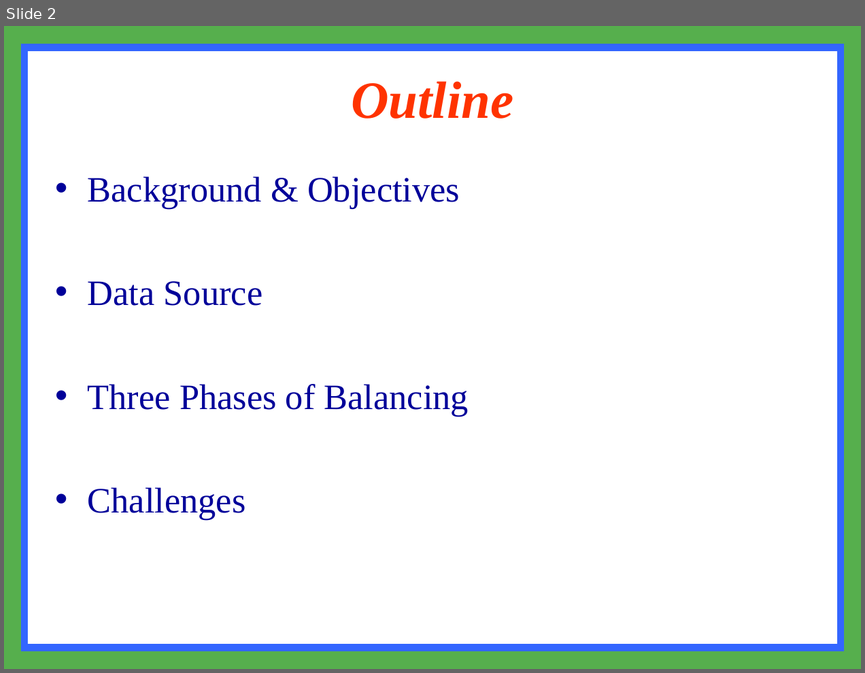
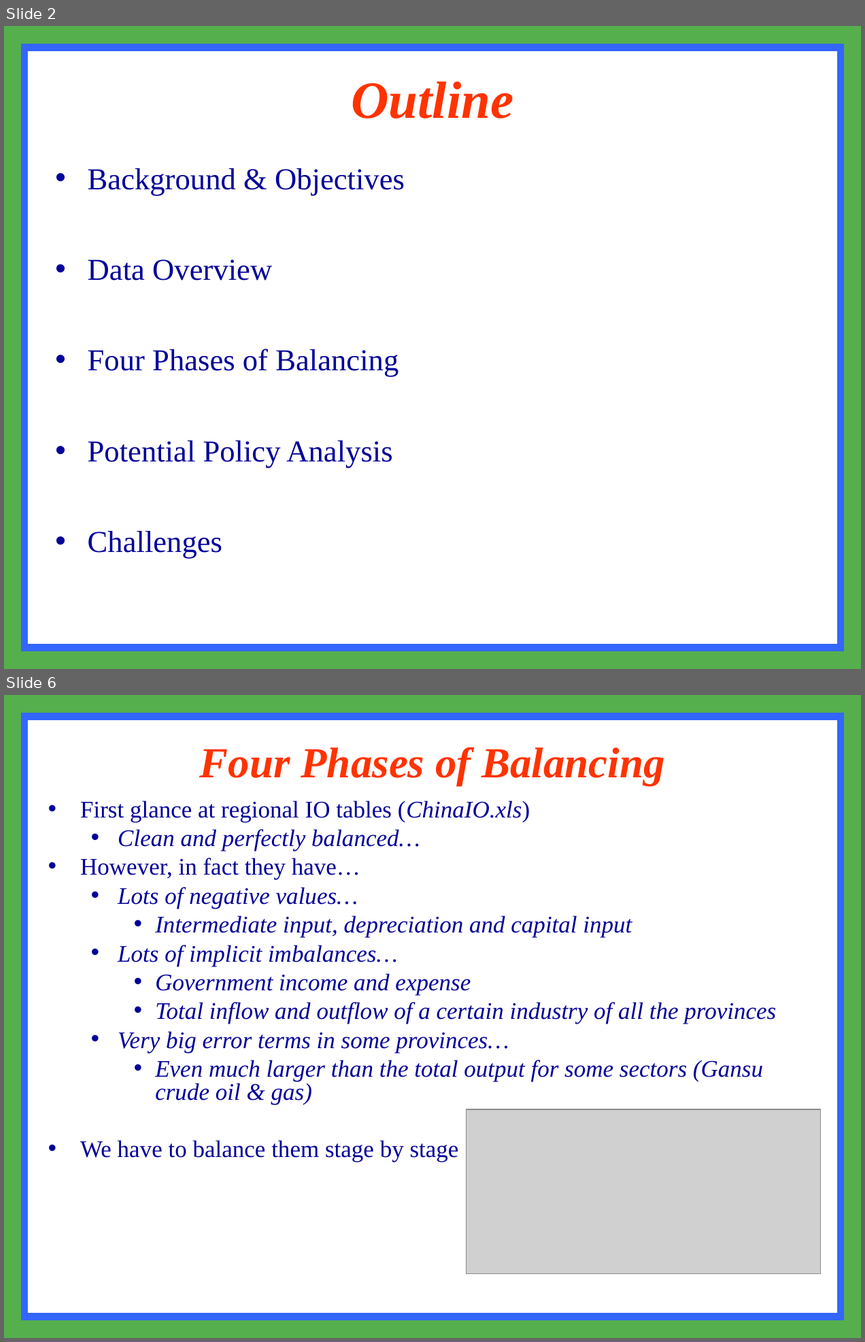
Before and after one commit to zhangda1021/data, a slide deck: data preparation.ppt. Shown one above the other, each under a label of ours: slide 2 before the commit, slides 2 and 6 after it; the slides between them are not shown. The pictures are 865x673 and 865x1342 pixels, drawn with LibreOffice and Linux fonts; fonts in the diff are those of the drawing; grey boxes stand for pictures. Boxes give left, top, right and bottom in pixels: in the first picture for what was removed or moved away, otherwise in the second. Text is boxed around its words. In the diff, an @@ line names an element or a change of style, - is before the commit and + after.

```diff
--- a/data preparation.ppt
+++ b/data preparation.ppt
@@ slide 6 added at bbox=[4, 695, 861, 1338], background #FFFFFF; not listed: 2 template elements that a slide beside it also shows @@
@@ title added at bbox=[200, 747, 664, 786], 36 pt, text #FF3300, bold, italic @@
+Four Phases of Balancing
@@ text added at bbox=[80, 800, 776, 1162], 20 pt, text #000099, italic @@
+• First glance at regional IO tables (ChinaIO.xls)
+  • Clean and perfectly balanced…
+• However, in fact they have…
+  • Lots of negative values…
+    • Intermediate input, depreciation and capital input
+  • Lots of implicit imbalances…
+    • Government income and expense
+    • Total inflow and outflow of a certain industry of all the provinces
+  • Very big error terms in some provinces…
+    • Even much larger than the total output for some sectors (Gansu crude oil & gas)
+• We have to balance them stage by stage
@@ picture added at bbox=[466, 1109, 821, 1273] @@
@@ slide 2 changed as well @@
@@ text "Background & Objectives": place and size @@
-text "Background & Objectives" at bbox=[88, 176, 469, 520]
+text "Background & Objectives" at bbox=[88, 168, 405, 558]
@@ text at bbox=[88, 168, 405, 558]: size 30 to 25.5 pt in "Background & Objectives", "Challenges" @@
@@ text at bbox=[88, 259, 398, 467]: text changed; size 30 to 25.5 pt @@
-• Data Source
-• Three Phases of Balancing
+• Data Overview
+• Four Phases of Balancing
+• Potential Policy Analysis
```
Also in this commit, not shown: 2 other slides changed, 8 other slides added, 20 slides removed, 4 other files.
